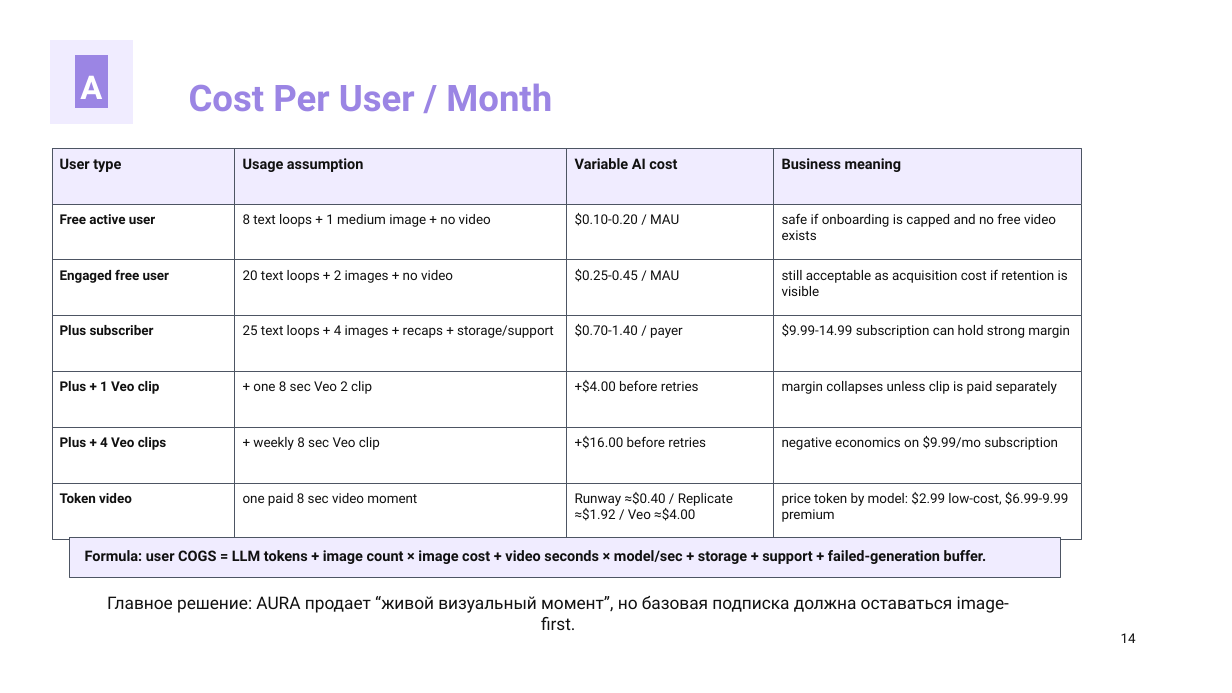
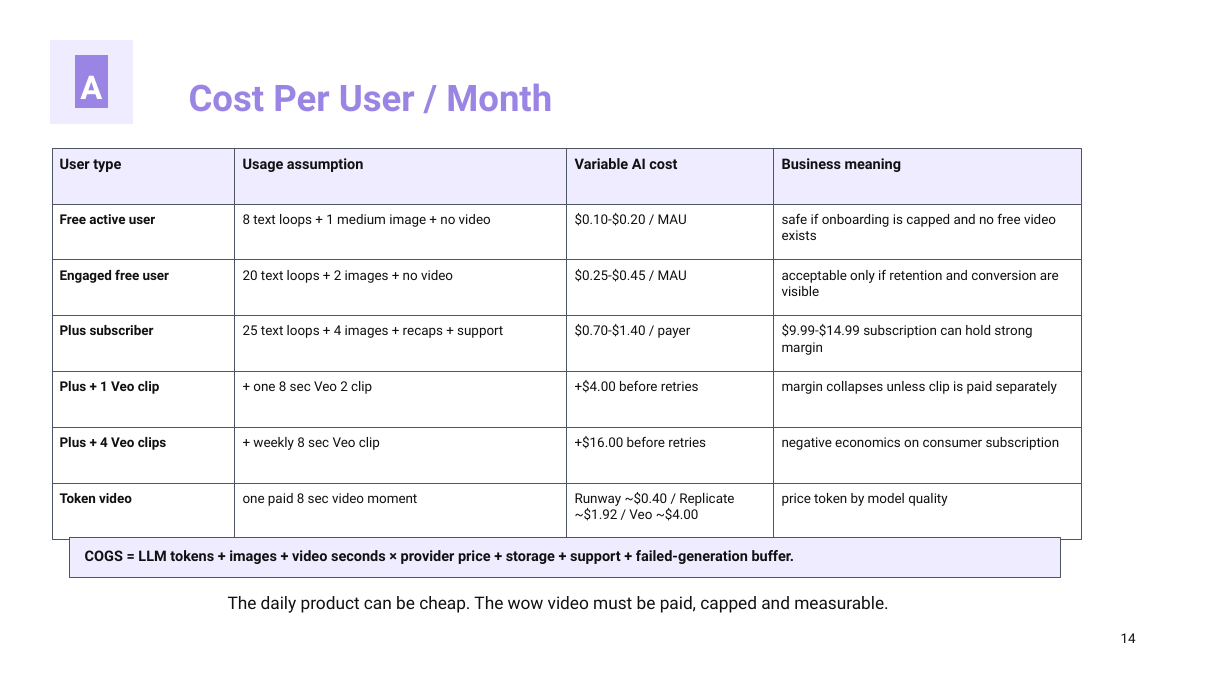
Before and after one commit to kirbudilov01/alina-research, a slide deck: slide 14 of output/pptx/AURA_TRENDVI_STYLE_DECK.pptx. Drawn at 1232x693 pixels with LibreOffice and Linux fonts; fonts in the diff are those of the drawing. Boxes give left, top, right and bottom in pixels: in the first picture for what was removed or moved away, otherwise in the second. Text is boxed around its words. In the diff, an @@ line names an element or a change of style, - is before the commit and + after.

Commit message:
Strengthen AURA Trendvi-style deck

```diff
--- a/output/pptx/AURA_TRENDVI_STYLE_DECK.pptx
+++ b/output/pptx/AURA_TRENDVI_STYLE_DECK.pptx
@@ text at (575,213,687,226): text changed @@
-$0.10-0.20 / MAU
+$0.10-$0.20 / MAU
@@ text at (575,269,687,282): text changed @@
-$0.25-0.45 / MAU
+$0.25-$0.45 / MAU
@@ text at (782,269,1059,296): text changed @@
-still acceptable as acquisition cost if retention is visible
+acceptable only if retention and conversion are visible
@@ text at (243,325,503,338): text changed @@
-25 text loops + 4 images + recaps + storage/support
+25 text loops + 4 images + recaps + support
@@ text at (575,324,691,338): text changed @@
-$0.70-1.40 / payer
+$0.70-$1.40 / payer
@@ text at (782,324,1032,355): text changed @@
-$9.99-14.99 subscription can hold strong margin
+$9.99-$14.99 subscription can hold strong margin
@@ text at (782,437,1060,450): text changed @@
-negative economics on $9.99/mo subscription
+negative economics on consumer subscription
@@ text at (575,492,734,521): text changed @@
-Runway ≈$0.40 / Replicate ≈$1.92 / Veo ≈$4.00
+Runway ~$0.40 / Replicate ~$1.92 / Veo ~$4.00
@@ text at (782,493,948,506): text changed @@
-price token by model: $2.99 low-cost, $6.99-9.99 premium
+price token by model quality
@@ text at (85,550,795,564): text changed @@
-Formula: user COGS = LLM tokens + image count × image cost + video seconds × model/sec + storage + support + failed-generation buffer.
+COGS = LLM tokens + images + video seconds × provider price + storage + support + failed-generation buffer.
@@ text at (228,596,888,613): text changed @@
-Главное решение: AURA продает “живой визуальный момент”, но базовая подписка должна оставаться image-first.
+The daily product can be cheap. The wow video must be paid, capped and measurable.
```
Also in this commit, not shown: 11 other slides changed, 11 slides added, 11 slides removed, 5 other files.
